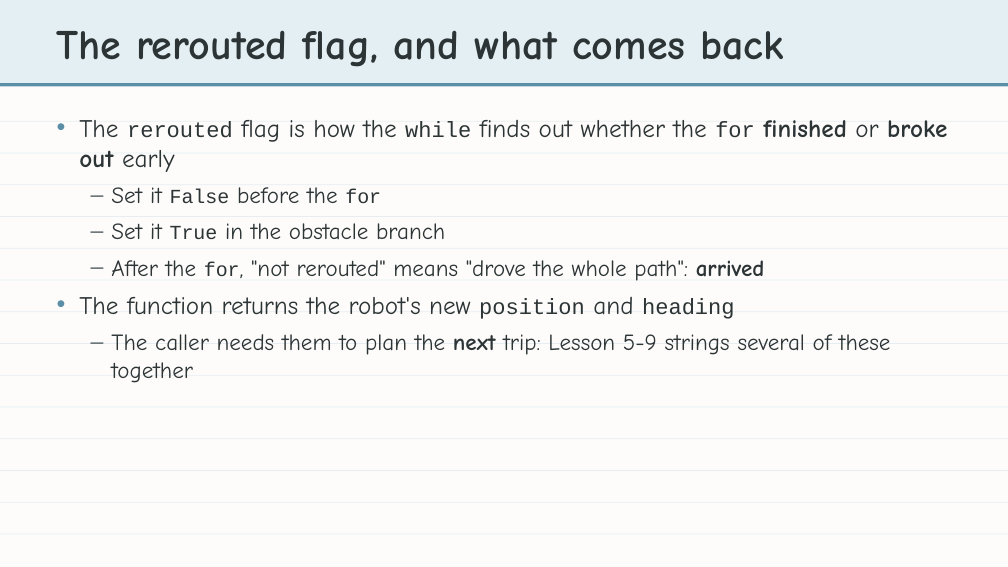
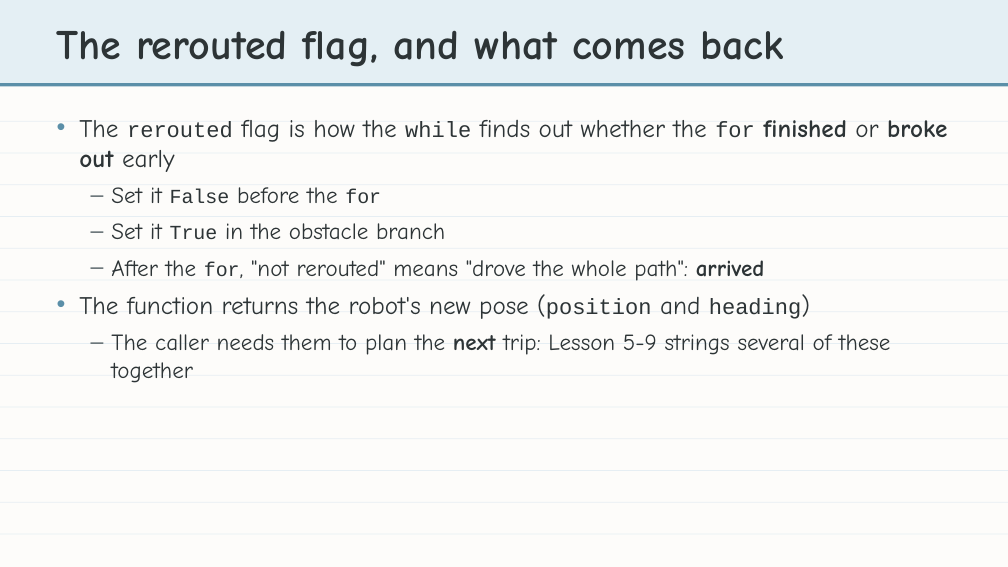
Before and after one commit to bradamiller/LearningPython, a slide deck: slide 7 of static/slides/module-05-pathfinding/module-5-lesson-08-building-experience.pptx. Drawn at 1008x567 pixels with LibreOffice and Linux fonts; fonts in the diff are those of the drawing. Boxes give left, top, right and bottom in pixels: in the first picture for what was removed or moved away, otherwise in the second. Text is boxed around its words. In the diff, an @@ line names an element or a change of style, - is before the commit and + after.

```diff
--- a/static/slides/module-05-pathfinding/module-5-lesson-08-building-experience.pptx
+++ b/static/slides/module-05-pathfinding/module-5-lesson-08-building-experience.pptx
@@ text at box(79, 297, 802, 319): text changed @@
-• The function returns the robot's new position and heading
+• The function returns the robot's new pose (position and heading)
```
Also in this commit, not shown: 2 other slides changed, 21 other files.
